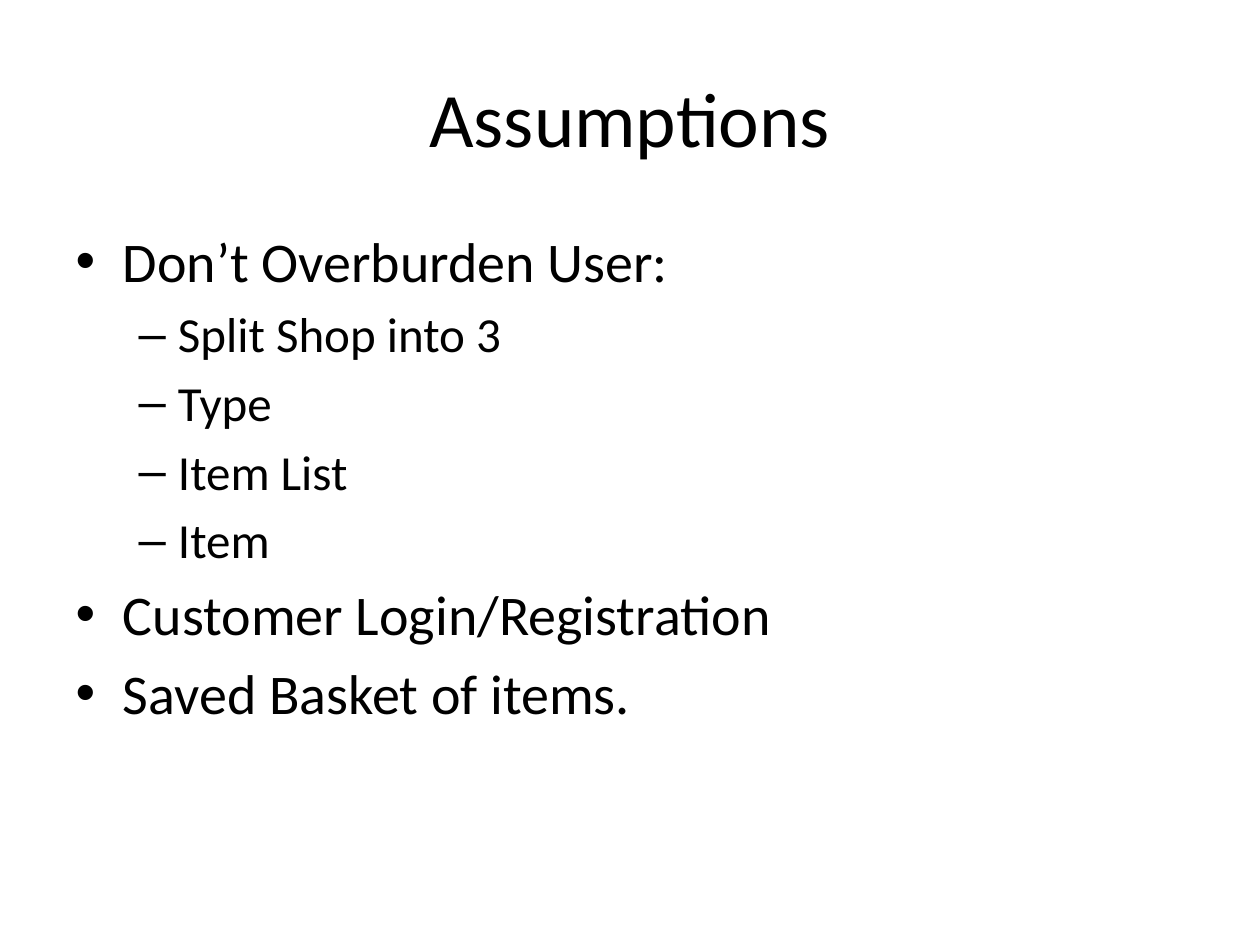
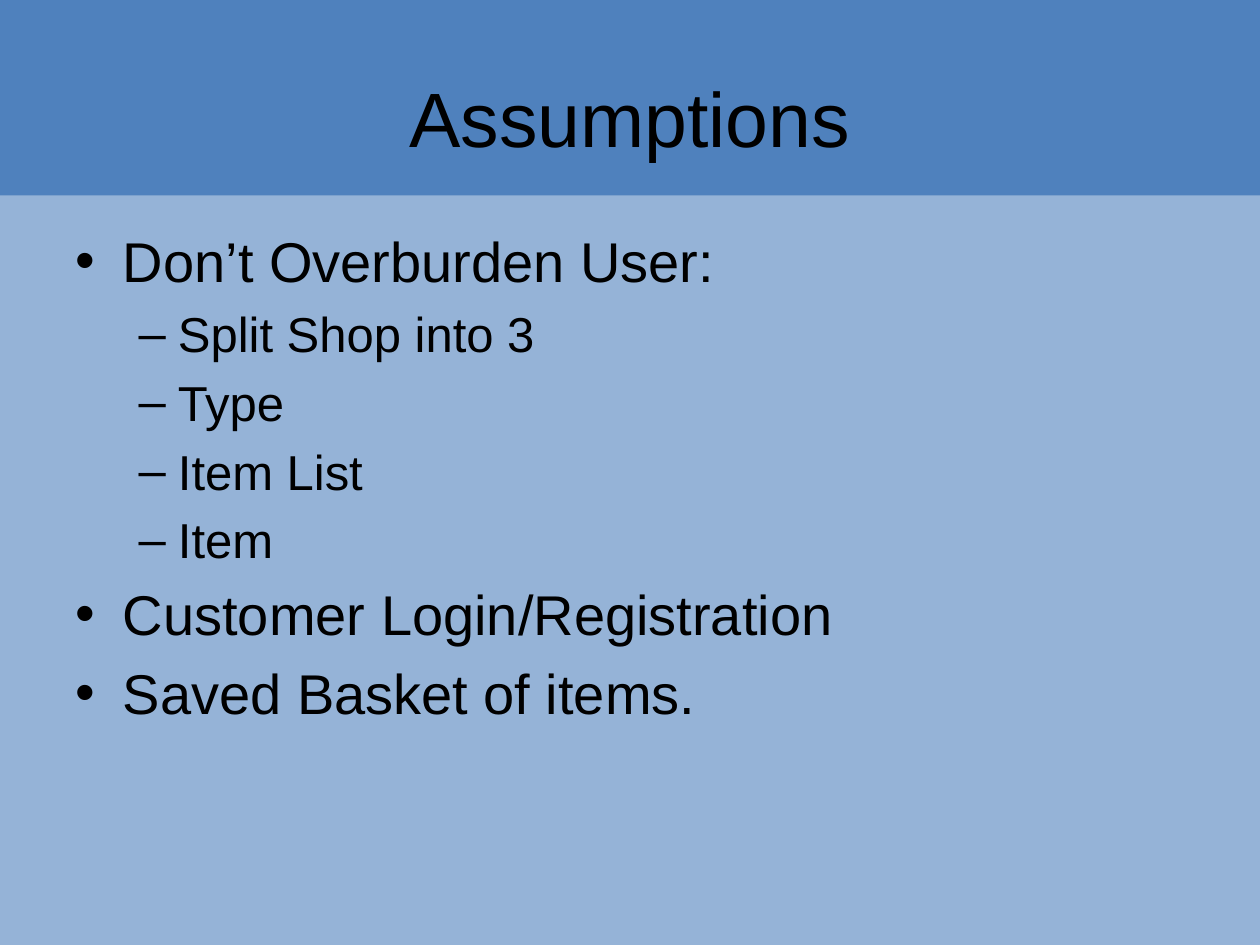
Before and after one commit to PaulDVS/C173-Group2, a slide deck: slide 3 of Group2 Presentation.pptx. Drawn at 1260x945 pixels with LibreOffice and Linux fonts; fonts in the diff are those of the drawing. Boxes give left, top, right and bottom in pixels: in the first picture for what was removed or moved away, otherwise in the second. Text is boxed around its words. In the diff, an @@ line names an element or a change of style, - is before the commit and + after.

```diff
--- a/Group2 Presentation.pptx
+++ b/Group2 Presentation.pptx
@@ background #FFFFFF to #95B3D7 @@
@@ rectangle added at [0,0,1260,195], fill #4F81BD @@
@@ title "Assumptions" at [409,91,850,162]: font Calibri to Arial @@
@@ text "Don’t Overburden User:" at [123,241,832,715]: font Calibri to Arial @@
```
Also in this commit, not shown: 3 other slides changed, 1 other file.
